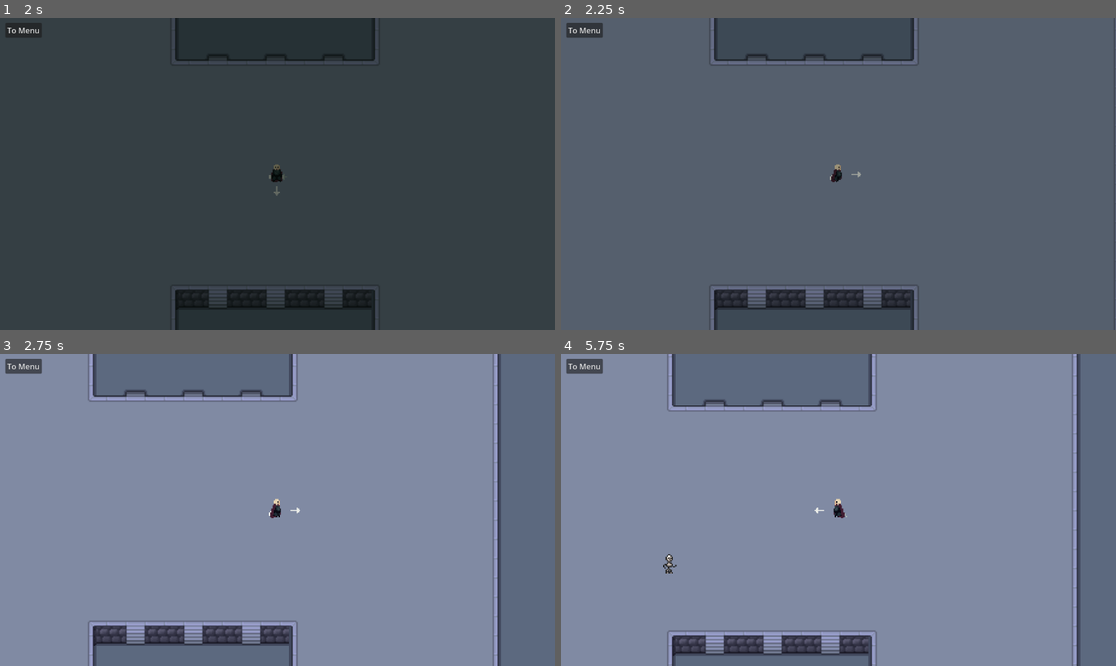
Above: before the commit, frames 1-4 (two rows, left to right).
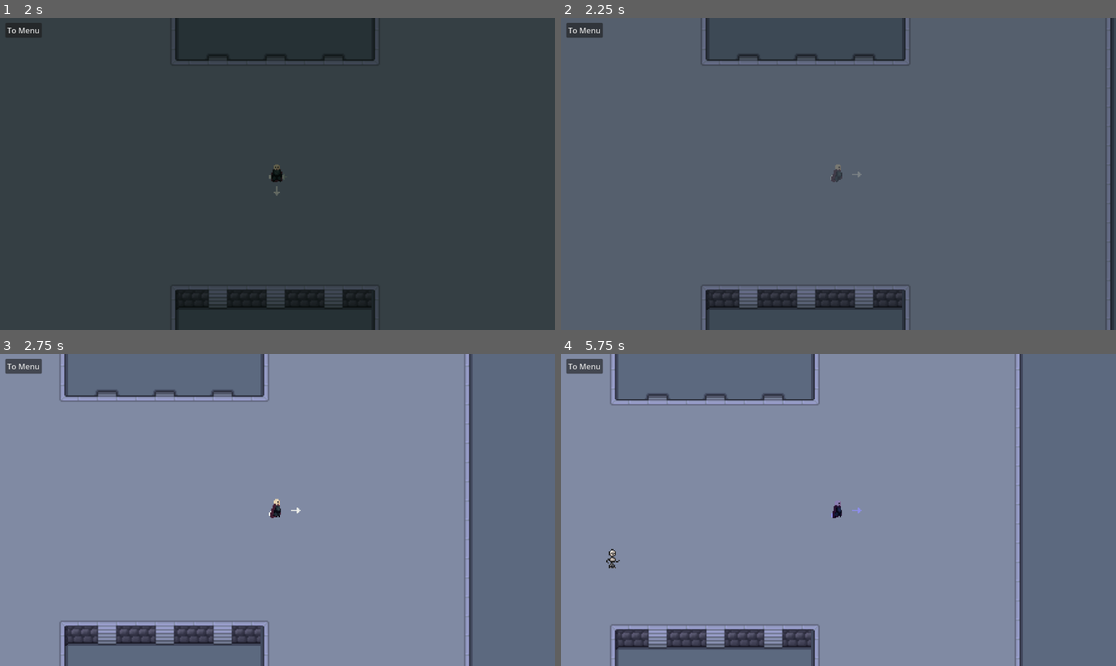
Above: after the commit, the same moments.

Repository: itspeanutzy/Tubes-Group17
Game: Godot game, scene res://Scene/main_menu.tscn
Two runs of this game, one before a commit and one after it. Both use one fixed random seed, a clock stepped at 60 frames per second and the inputs below.
Inputs (mouse positions are in pixels of both pictures, inside the frame that each line leads up to):
- Up to frame 1 (2 s): click (283, 155) at 0.5 s; click (283, 155) at 1.25 s
- Up to frame 2 (2.25 s): move the mouse to (960, 158) at 2.02 s; hold D (walk_right) from 2.03 s (still down); hold Right mouse button (guard, bound only after the commit) from 2.03 s (still down); tap Shift (dodge, bound only after the commit) at 2.1 s
- Up to frame 3 (2.75 s): keep holding D (walk_right); keep holding Right mouse button (guard, bound only after the commit)
- Up to frame 4 (5.75 s): move the mouse to (727, 525) at 2.77 s; release D (walk_right) at 2.78 s; release Right mouse button (guard, bound only after the commit) at 2.78 s; hold S (walk_down) 2.78-3.53 s; right-click (727, 525) at 2.85 s; tap Shift (dodge, bound only after the commit) at 3.05, 4.35 s; move the mouse to (894, 441) at 3.52 s; hold D (walk_right) 3.53-4.28 s; hold Right mouse button (guard, bound only after the commit) 3.53-4.28 s; click (894, 441) at 3.6 s; move the mouse to (810, 572) at 4.27 s; hold W (walk_up) 4.28-5.03 s; move the mouse to (1005, 556) at 5.02 s; hold A (walk_left) from 5.03 s (still down); hold Right mouse button (guard, bound only after the commit) from 5.03 s (still down)

Frame 1 is identical in both runs. In frame 2, 2.7% of the frame differs, in the area x 25-100%, y 0-100%; in frame 3, 11%; in frame 4, 20%, in the area x 8-94%, y 0-100%.

Commit message:
chore(input): add attack, dodge and guard actions

Diff:
--- a/project.godot
+++ b/project.godot
@@ -42,6 +42,16 @@
 "events": [Object(InputEventMouseButton,"resource_local_to_scene":false,"resource_name":"","device":-1,"window_id":0,"a …(258 unchanged characters)…
 ]
 }
+dodge={
+"deadzone": 0.2,
+"events": [Object(InputEventKey,"resource_local_to_scene":false,"resource_name":"","device":-1,"window_id":0,"alt_pressed":false,"shift_pressed":false,"ctrl_pressed":false,"meta_pressed":false,"pressed":false,"keycode":0,"physical_keycode":4194325,"key_label":0,"unicode":0,"location":0,"echo":false,"script":null)
+]
+}
+guard={
+"deadzone": 0.2,
+"events": [Object(InputEventMouseButton,"resource_local_to_scene":false,"resource_name":"","device":-1,"window_id":0,"alt_pressed":false,"shift_pressed":false,"ctrl_pressed":false,"meta_pressed":false,"button_mask":2,"position":Vector2(173, 25),"global_position":Vector2(187, 98),"factor":1.0,"button_index":2,"canceled":false,"pressed":true,"double_click":false,"script":null)
+]
+}
 
 [physics]
 
